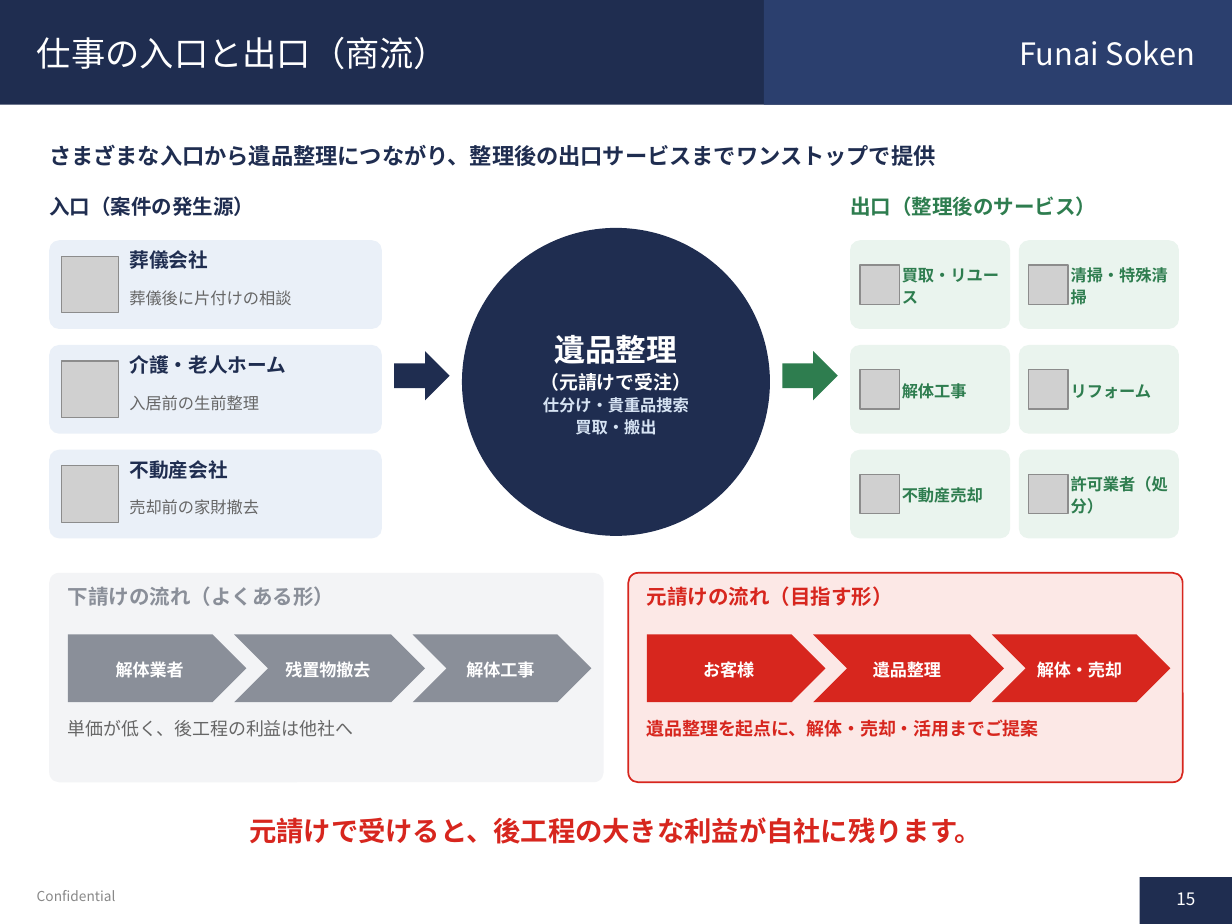
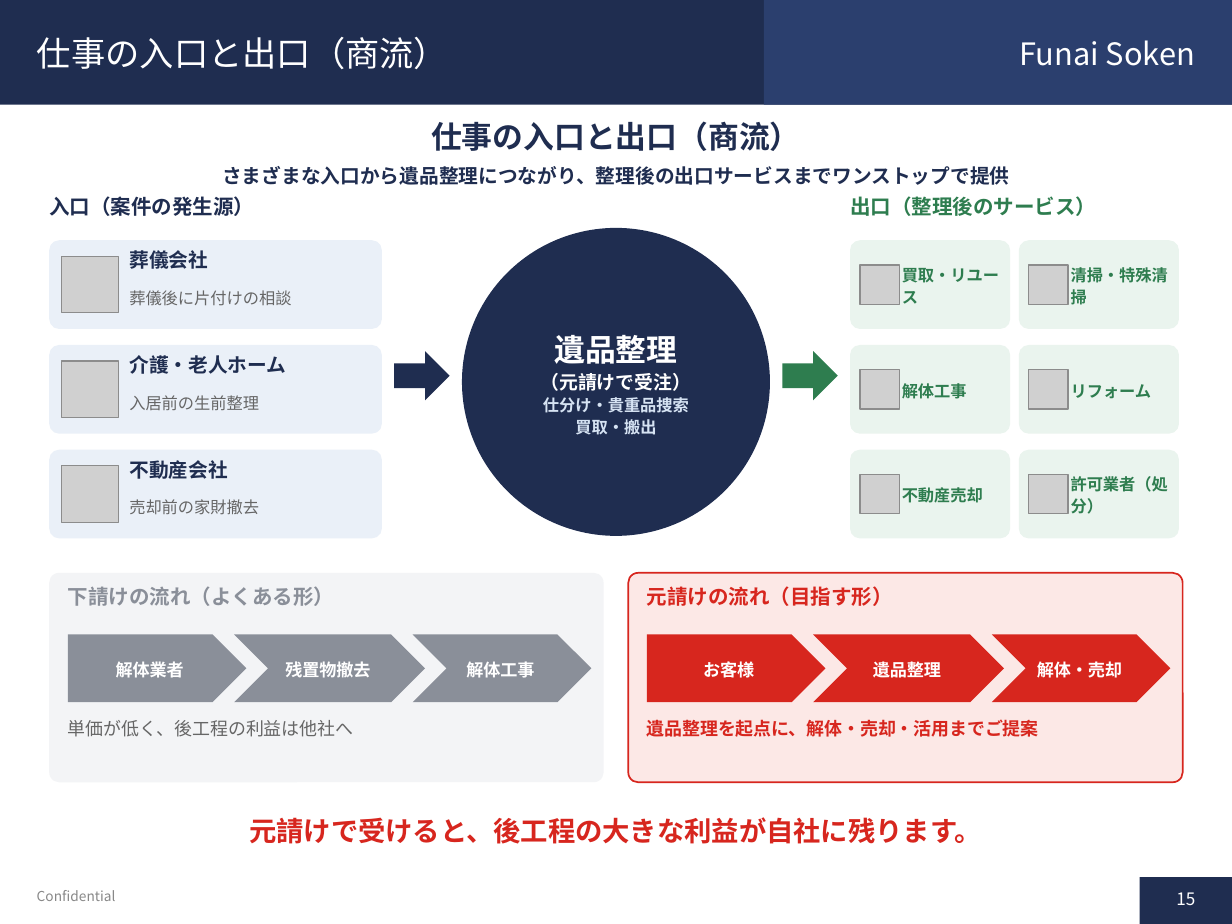
Before and after one commit to soshiro-iki-sys/-, a slide deck: slide 15 of proposals/遺品整理事業_企画書.pptx. Drawn at 1232x924 pixels with LibreOffice and Linux fonts; fonts in the diff are those of the drawing; grey boxes stand for pictures. Boxes give left, top, right and bottom in pixels: in the first picture for what was removed or moved away, otherwise in the second. Text is boxed around its words. In the diff, an @@ line names an element or a change of style, - is before the commit and + after.

```diff
--- a/proposals/遺品整理事業_企画書.pptx
+++ b/proposals/遺品整理事業_企画書.pptx
@@ text added at [431, 121, 801, 151], 18 pt, text #1F2D50, bold @@
+仕事の入口と出口（商流）
@@ text "さまざまな入口から遺品整理につながり、整理後の出口サービスまでワンストップで提供": place and size @@
-text "さまざまな入口から遺品整理につながり、整理後の出口サービスまでワンストップで提供" at [49, 144, 935, 166]
+text "さまざまな入口から遺品整理につながり、整理後の出口サービスまでワンストップで提供" at [222, 166, 1009, 185]
@@ text "さまざまな入口から遺品整理につながり、整理後の出口サービスまでワンストップで提供" at [222, 166, 1009, 185]: size 13 to 11.5 pt; alignment left to centre @@
```
Also in this commit, not shown: 46 other slides changed, 1 other file.
